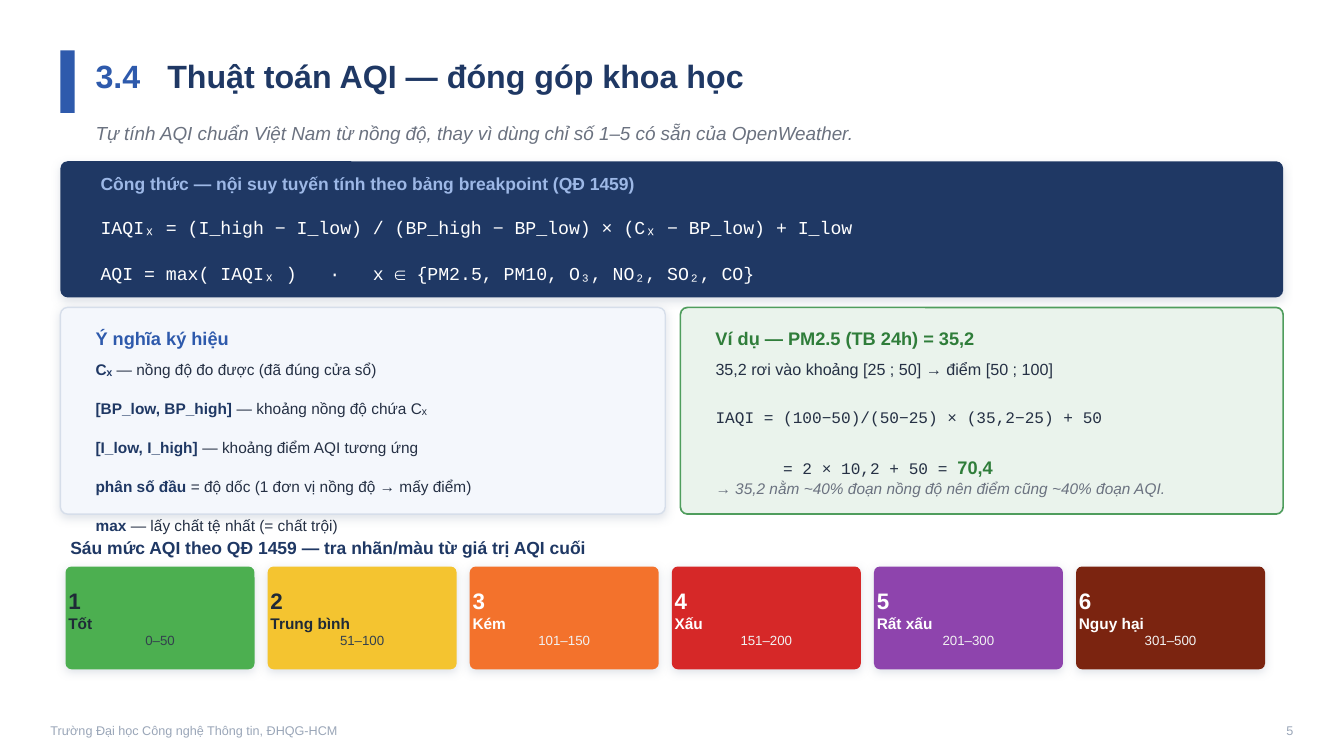
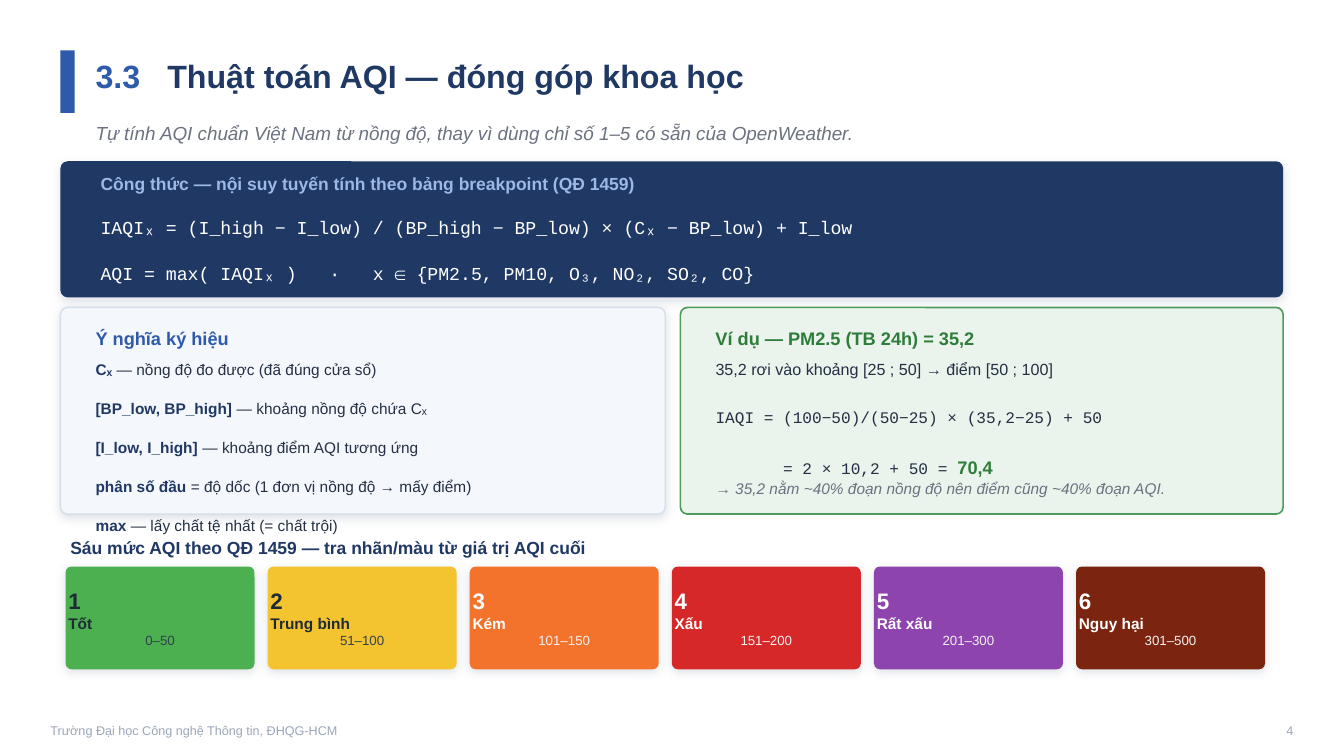
Before and after one commit to khuyn110400/big-data-aqi, a slide deck: slide 4 of docs/slides/Slide_Huyen_theo_mau.pptx (slide 5 before the commit). Drawn at 1344x756 pixels with LibreOffice and Linux fonts; fonts in the diff are those of the drawing. Boxes give left, top, right and bottom in pixels: in the first picture for what was removed or moved away, otherwise in the second. Text is boxed around its words. In the diff, an @@ line names an element or a change of style, - is before the commit and + after.

```diff
--- a/docs/slides/Slide_Huyen_theo_mau.pptx
+++ b/docs/slides/Slide_Huyen_theo_mau.pptx
@@ text at [96,64,743,94]: text changed @@
-3.4 Thuật toán AQI — đóng góp khoa học
+3.3 Thuật toán AQI — đóng góp khoa học
@@ text at [1286,726,1293,735]: text changed @@
-5
+4
```
Also in this commit, not shown: 3 other slides changed, 1 slide removed.
